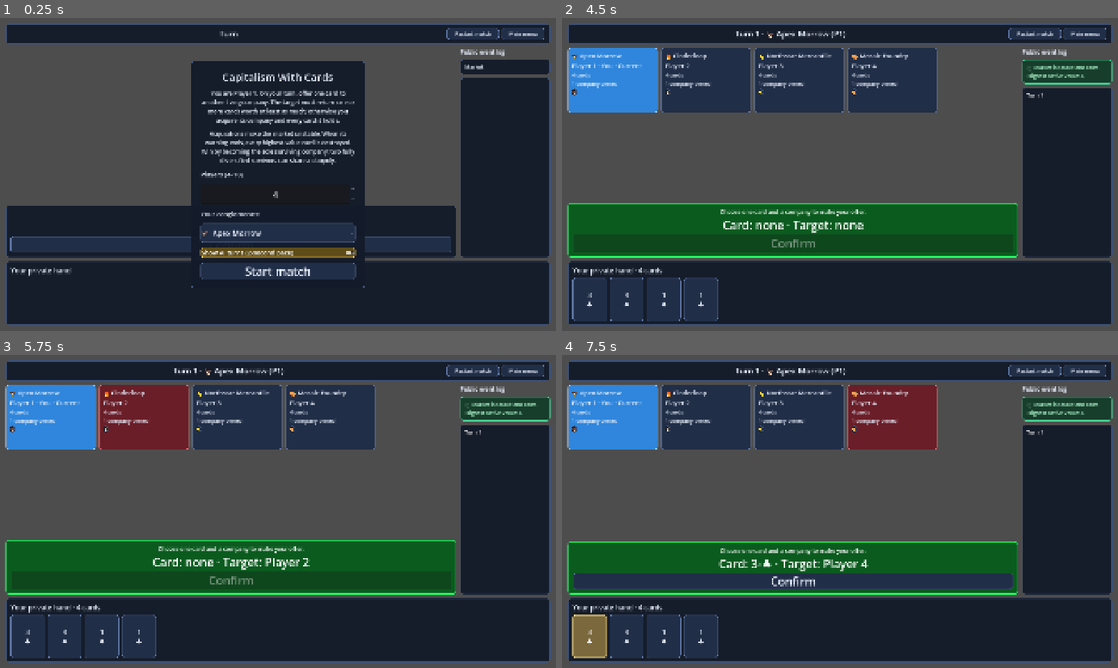
Above: before the commit, frames 1-4 (two rows, left to right).
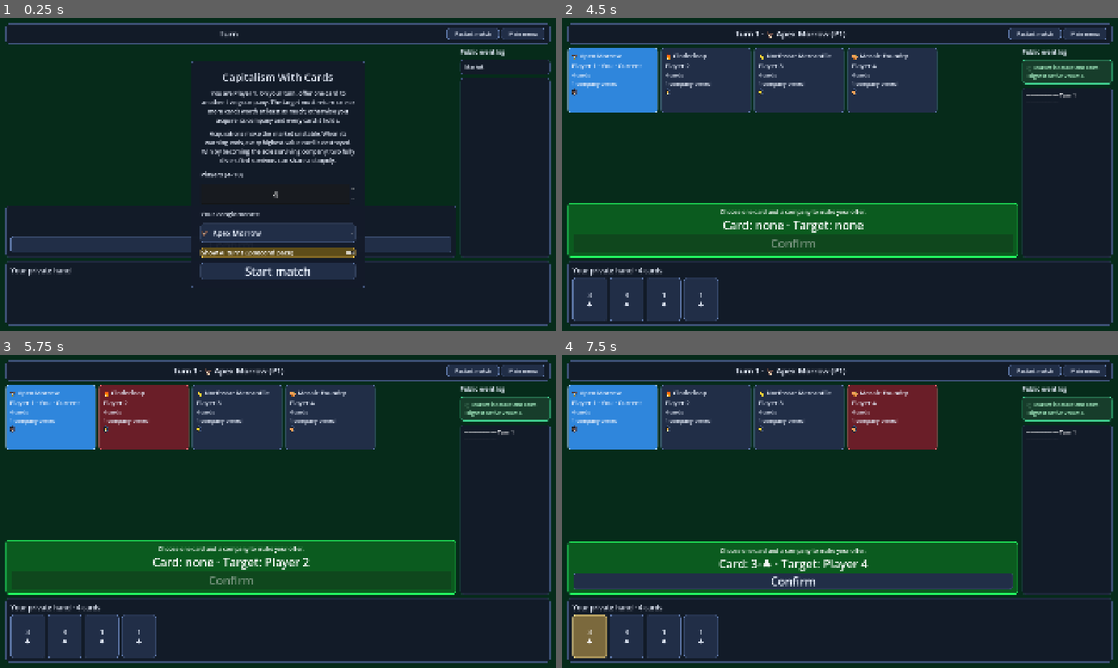
Above: after the commit, the same moments.

Repository: prelios/capitalism
Game: Godot game, scene res://game_controller.tscn
Same seed, same stepped clock (60 frames per second), same inputs: the game is played once before the commit and once after it.
Inputs (mouse positions are in pixels of both pictures, inside the frame that each line leads up to):
- Up to frame 1 (0.25 s): no input
- Up to frame 2 (4.5 s): click "Restart match" at 0.5 s; click "Restart match" at 1.25 s; click "Restart match" at 2 s; click "Confirm" at 2.75 s; click "Confirm" at 3.5 s; click "Start match" at 4.25 s
- Up to frame 3 (5.75 s): click (144, 417) at 5.02 s
- Up to frame 4 (7.5 s): click (801, 417) at 5.77 s; click (890, 417) at 6.52 s; click "3 ♣" at 7.25 s

The runs differ from the first frame. In frame 1, 34% of the frame differs, in the area x 0-100%, y 0-100%; in frame 2, 35%; in frame 3, 35%; in frame 4, 36%.

Commit message:
Improve table background and event history

Diff:
--- a/godot/tests/table_layout.gd
+++ b/godot/tests/table_layout.gd
@@ -13,13 +13,15 @@
 	controller.restart_game([1], 1)
 	await process_frame
 	var table := controller.get_node("GameTable") as GameTable
+	var poker_table := table.get_node("PokerTable") as ColorRect
+	_expect(poker_table.color.is_equal_approx(Color("062b1a")), "game table did not use the deep-green poker surface")
 	var seats := table.get_node("Margin/Layout/Main/Center/SeatScroll/Seats") as FlowContainer
 	var hand := table.get_node("Margin/Layout/Hand/Margin/Content/HandScroll/Hand") as FlowContainer
 	_expect(seats.get_child_count() == 4, "four-seat match did not render four public seat panels")
 	_expect(hand.get_child_count() == 4, "local hand did not render the four private cards")
 	_expect(table.market_status_background().is_equal_approx(Color("173d2b")), "stable market status did not use the green style")
 	var market_detail := table.get_node("Margin/Layout/Main/Sidebar/Market/Margin/Content") as Label
-	_expect(market_detail.text.contains("Calm market") and market_detail.text.contains("Repeated stable trades"), "stable market did not explain calm pressure")
+	_expect(market_detail.text.contains("stable and calm"), "stable market did not identify calm pressure")
 	_expect(table.trade_window_background().is_equal_approx(Color.WHITE), "trade window did not turn white while awaiting local input")
 	var banner := table.get_node("Margin/Layout/Header/Margin/Content/TurnStatus/Turn") as Label
 	_expect(banner.text.contains(controller.game.players[0].company_name) and banner.text.contains(controller.game.players[0].company_emoji), "turn banner did not identify the active conglomerate")
@@ -41,7 +43,7 @@
 	controller.presentation_updated.emit(controller.game.player_view(1))
 	await process_frame
 	_expect(!(hand.get_child(1) as CardView).is_endangered(), "stable market marked a card as endangered")
-	_expect(market_detail.text.contains("Restless market") and !market_detail.text.contains("16"), "stable market did not present qualitative pressure without an exact counter")
+	_expect(market_detail.text.contains("stable but restless") and !market_detail.text.contains("16"), "stable market did not present qualitative pressure without an exact counter")
 	controller.game.market_stable = false
 	controller.game.unstable_value = 4
 	controller.presentation_updated.emit(controller.game.player_view(1))
@@ -60,7 +62,7 @@
 	controller.presentation_updated.emit(controller.game.player_view(1))
 	await process_frame
 	_expect(!(hand.get_child(1) as CardView).is_endangered(), "post-crash stable market left a card marked as endangered")
-	_expect(market_detail.text.contains("Calm market"), "stable market did not reset pressure presentation")
+	_expect(market_detail.text.contains("stable and calm"), "stable market did not reset pressure presentation")
 	var expanded_hand: Array[Card] = []
 	for value in range(1, 25):
 		expanded_hand.append(Card.new("large-hand-%d" % value, value, "Money"))
@@ -75,7 +77,18 @@
 	var crash_summary := table._event_summary({"type": "market_crashed", "data": {"value": 4, "bankrupt_player_ids": [2, 3]}})
 	_expect(crash_summary.contains("value 4") and crash_summary.contains("Player 2, Player 3"), "crash history omitted value or bankrupt players")
 	var warning_summary := table._event_summary({"type": "market_warning_updated", "data": {"value": 4, "turns_remaining": 3}})
-	_expect(warning_summary.contains("2 turns remaining after this turn"), "warning history did not describe the post-turn countdown")
+	_expect(warning_summary.contains("Market crash in 4 turns"), "warning history did not describe the pending crash")
+	var complete_history: Array[Dictionary] = []
+	for turn in range(1, 61):
+		complete_history.append({"type": "turn_started", "data": {"turn": turn, "actor_id": 1}})
+	table._render_history(complete_history, controller.game.public_snapshot()["players"])
+	await process_frame
+	await process_frame
+	var history := table.get_node("Margin/Layout/Main/Sidebar/History/Margin/Content") as RichTextLabel
+	_expect(history.text.contains("Turn 1") and history.text.contains("Turn 60"), "event log discarded early match events")
+	_expect(history.text.contains("────────"), "event log did not delimit turns")
+	var history_scrollbar := history.get_v_scroll_bar()
+	_expect(history_scrollbar.value >= maxf(0.0, history_scrollbar.max_value - history_scrollbar.page), "event log did not scroll to the latest event")
 	controller.selected_player_count = 10
 	controller.restart_game([1], 1)
 	await process_frame
--- a/godot/ui/game_table.gd
+++ b/godot/ui/game_table.gd
@@ -132,10 +132,17 @@
 func _render_history(events: Array[Dictionary], players: Array) -> void:
 	var identities := _player_identities(players)
 	var lines: PackedStringArray = []
-	for event in events.slice(max(0, events.size() - 12)):
+	for event in events:
 		lines.append(_event_summary(event, identities))
 	_history.text = "\n".join(lines)
-	_history.scroll_to_line(max(0, _history.get_line_count() - 1))
+	call_deferred("_scroll_history_to_latest")
+
+
+func _scroll_history_to_latest() -> void:
+	if is_instance_valid(_history):
+		_history.scroll_to_line(max(0, _history.get_line_count() - 1))
+		var scrollbar := _history.get_v_scroll_bar()
+		scrollbar.value = scrollbar.max_value
 
 
 func _render_result(state: Dictionary, local_player_id: int) -> void:
@@ -256,7 +263,7 @@
 func _event_summary(event: Dictionary, identities: Dictionary = {}) -> String:
 	var data: Dictionary = event["data"]
 	match event["type"]:
-		"turn_started": return "Turn %d" % data["turn"]
+		"turn_started": return "────────── Turn %d ──────────" % data["turn"]
 		"trade_proposed": return "%s offers %s to %s" % [_player_identity(data["actor_id"], identities), _card_description(data["card"]), _player_identity(data["target_id"], identities)]
 		"trade_resolved": return "%s returns %s" % [_player_identity(data["target_id"], identities), _cards_description(data["returned"])]
 		"player_acquired": return "%s acquires %s" % [_player_identity(data["acquirer_id"], identities), _player_identity(data["victim_id"], identities)]
--- a/godot/ui/game_table.tscn
+++ b/godot/ui/game_table.tscn
@@ -14,6 +14,16 @@
 grow_vertical = 2
 theme = ExtResource("2")
 script = ExtResource("1")
+
+[node name="PokerTable" type="ColorRect" parent="."]
+layout_mode = 1
+anchors_preset = 15
+anchor_right = 1.0
+anchor_bottom = 1.0
+grow_horizontal = 2
+grow_vertical = 2
+mouse_filter = 2
+color = Color(0.0235294, 0.168627, 0.101961, 1)
 
 [node name="Margin" type="MarginContainer" parent="." unique_id=1989081412]
 layout_mode = 1
